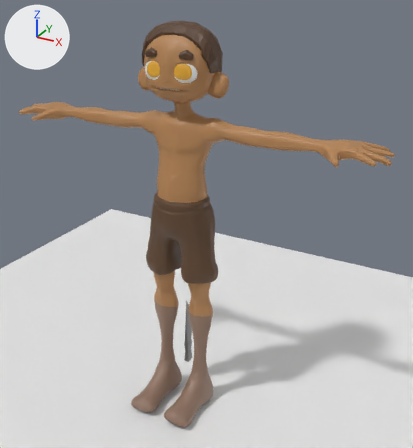
A saved change to the Blender file Blender/PLAYER #1.blend.
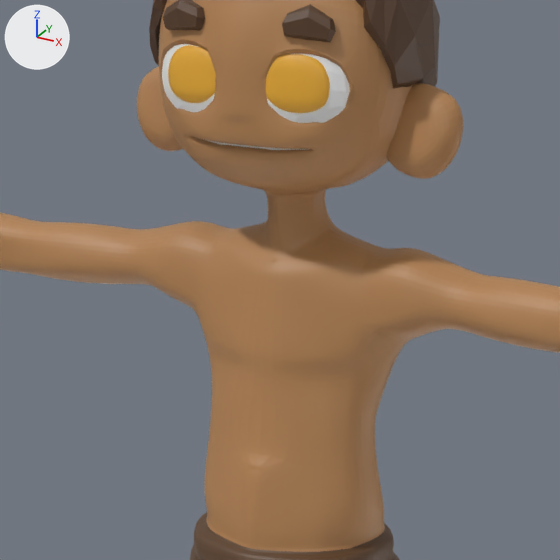
The first picture shows the older version from a camera (50 mm lens) standing at (8.65, -13.75, 12.83) and looking at (0.77, 0.58, 5.67). The close-ups show both versions on the part from 24% to 62% of the width and 11% to 46% of the height of that picture; other places that the commit changed are outside them. The axes (+X, +Y, +Z) are drawn at upper left. The lights are the same throughout.

Objects in the first close-up: 'Body', 'Ears', 'EyeWhite', 'EyeWhite.001', 'HairHead', 'eyebrows'.
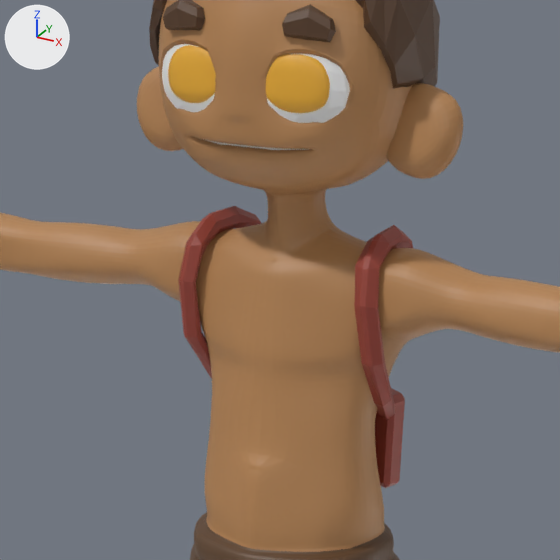
Edits to the bpy script that builds the scene:
```text
Add mat_backpack_bag:
    mat_backpack_bag = principled_material('backpack BAG')
    mat_backpack_bag.base_color = (0.303, 0.0486, 0.0306)  # red #963e31
Add me_cube_007:
    me_cube_007.from_pydata([(-0.744, -0.4, -0.105), (-0.744, -0.295, 0.686), (-0.744, -0.131, -0.14), (-0.744, -0.026, 0.65), (0.744, -0.4, -0.105), (0.744, -0.295, 0.686), (0.744, -0.131, -0.14), (0.744, -0.026, 0.65), (-0.361, 0.103, -0.14), (0.361, 0.103, -0.14), (0.361, 0.207, 0.651), (-0.361, 0.207, 0.651), (0.362, -0.249, -0.093), (-0.362, -0.249, -0.093), (-0.362, -0.144, 0.698), (0.362, -0.144, 0.698)], [], [(0, 1, 3, 2), (7, 10, 15, 5), (6, 7, 5, 4), (2, 8, 13, 0), (4, 5, 15, 12), (11, 3, 1, 14), (9, 10, 7, 6), (13, 14, 1, 0), (9, 6, 4, 12), (11, 14, 15, 10), (9, 12, 13, 8), (14, 13, 12, 15), (10, 9, 8, 11), (2, 3, 11, 8)])
    me_cube_007.materials.append(mat_backpack_bag)  # red #963e31
Add me_cube_003:
    me_cube_003.from_pydata(...)  # 44 vertices, 42 faces; spans x -0.97..-0.13, y 0.08..1.32, z -1.0..0.71
    me_cube_003.materials.append(mat_backpack_bag)  # red #963e31
Add ob_backpack_strap:
    ob_backpack_strap = bpy.data.objects.new('backpack strap', me_cube_007)
    ob_backpack_strap.location = (0.0, 1.115, 6.991)
    _m = ob_backpack_strap.modifiers.new('Bevel', 'BEVEL')
    _m.width = 0.05
    _m.width_pct = 0.05
Add ob_backpack_bag:
    ob_backpack_bag = bpy.data.objects.new('backpack bag', me_cube_003)
    ob_backpack_bag.location = (0.0, 0.0, 8.439)
    _m = ob_backpack_bag.modifiers.new('Mirror', 'MIRROR')
    _m = ob_backpack_bag.modifiers.new('Bevel', 'BEVEL')
```

Location of each change, (x1, y1, x2, y2) in pixels of the close-ups (560 x 560 px):
'backpack bag', added (red)
    after: (178, 206, 413, 420)
'backpack strap', added
    after: (375, 388, 405, 488)
